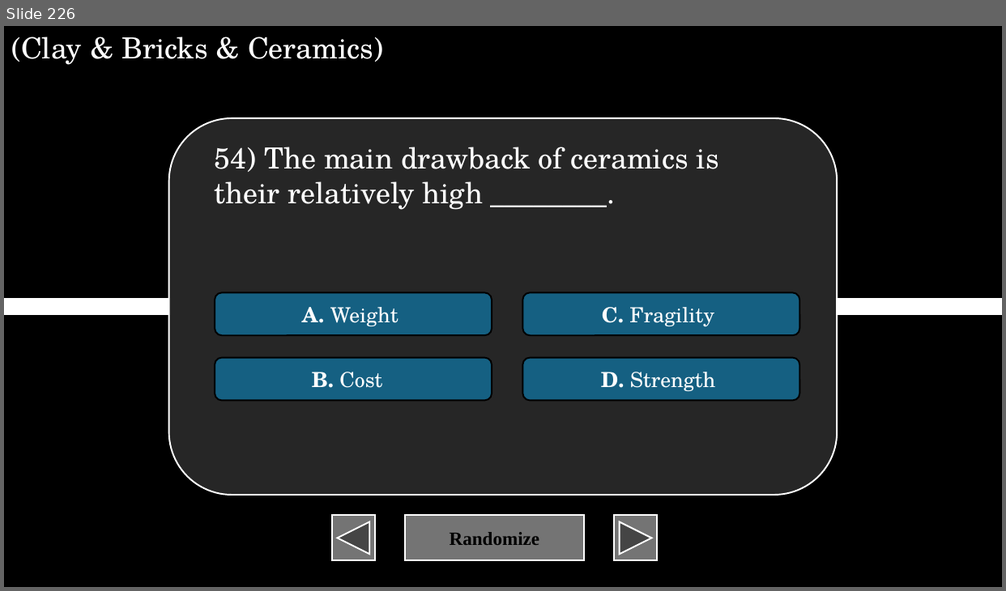
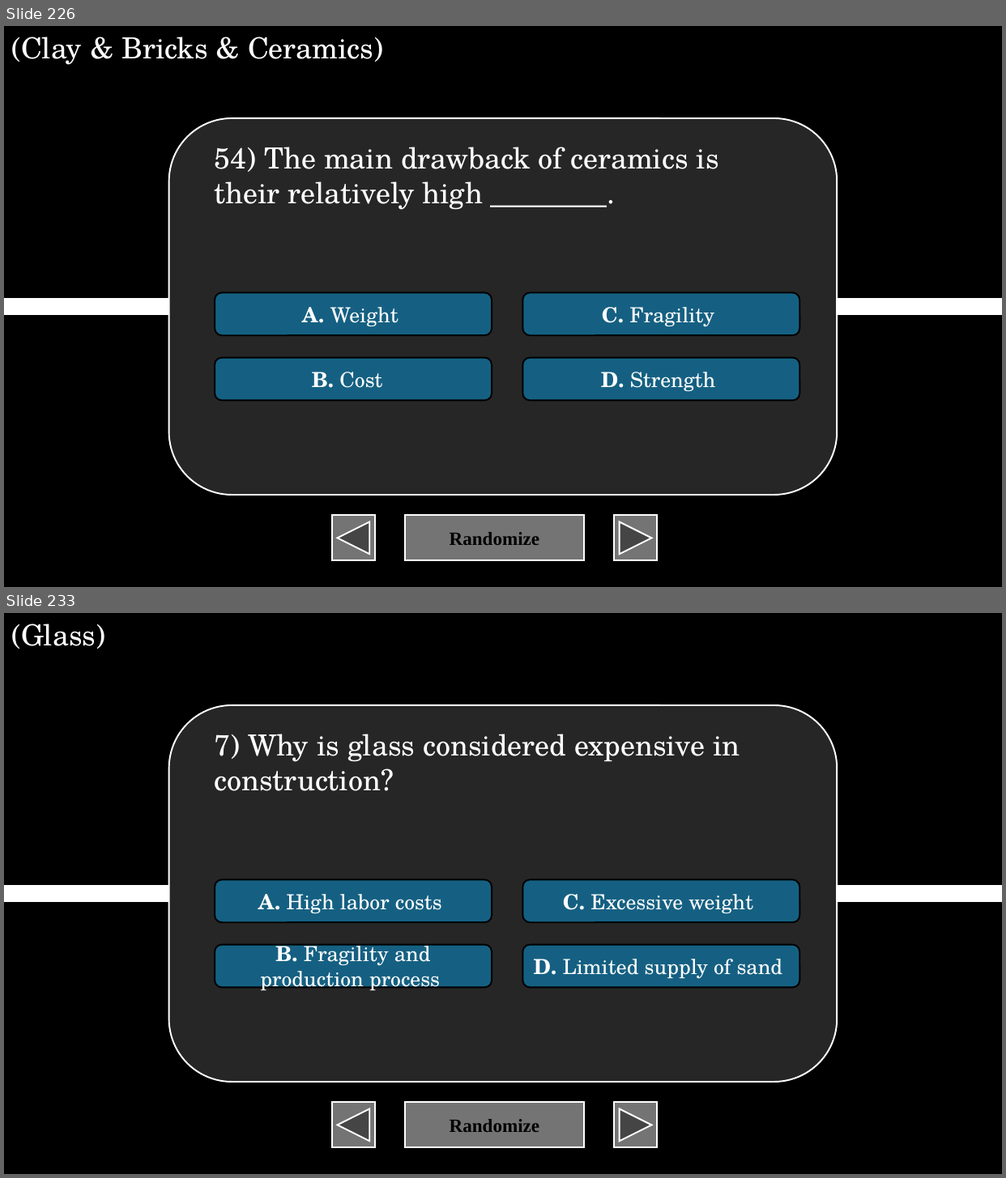
Before and after one commit to XIvanSolomonX/Archi-Reviewer, a slide deck: BU.pptm. Shown one above the other, each under a label of ours: slide 226 before the commit, slides 226 and 233 after it; the slides between them are not shown. The pictures are 1006x591 and 1006x1178 pixels, drawn with LibreOffice and Linux fonts; fonts in the diff are those of the drawing. Boxes give left, top, right and bottom in pixels: in the first picture for what was removed or moved away, otherwise in the second. Text is boxed around its words. In the diff, an @@ line names an element or a change of style, - is before the commit and + after.

```diff
--- a/BU.pptm
+++ b/BU.pptm
@@ slide 233 added at [4, 613, 1002, 1174], background #000000 @@
@@ text added at [11, 624, 105, 649], 28 pt, text #FFFFFF @@
+(Glass)
@@ rounded rectangle added at [168, 705, 837, 1082], fill #262626, outline #FFFFFF 1.5 pt @@
@@ text added at [214, 734, 739, 791], 28 pt, text #FFFFFF @@
+7) Why is glass considered expensive in construction?
@@ rounded rectangle added at [215, 879, 492, 922], fill #156082, outline #000000 1.5 pt, 20 pt, text #FFFFFF @@
+A. High labor costs
@@ rounded rectangle added at [522, 879, 799, 922], fill #156082, outline #000000 1.5 pt, 20 pt, text #FFFFFF @@
+C. Excessive weight
@@ line added from (4, 894) to (1002, 894), #FFFFFF 16 pt @@
@@ rounded rectangle added at [215, 944, 492, 987], fill #156082, outline #000000 1.5 pt, 20 pt, text #FFFFFF @@
+B. Fragility and production process
@@ rounded rectangle added at [522, 944, 799, 987], fill #156082, outline #000000 1.5 pt, 20 pt, text #FFFFFF @@
+D. Limited supply of sand
@@ action button back previous added at [332, 1102, 374, 1148], fill #747474, outline #FFFFFF 1.5 pt @@
@@ action button blank added at [405, 1102, 584, 1148], fill #747474, outline #FFFFFF 1.5 pt, 18 pt, text #000000, bold @@
+Randomize
@@ action button forward next added at [614, 1102, 657, 1148], fill #747474, outline #FFFFFF 1.5 pt @@
```
Also in this commit, not shown: 2 slides changed, 71 other slides added.
